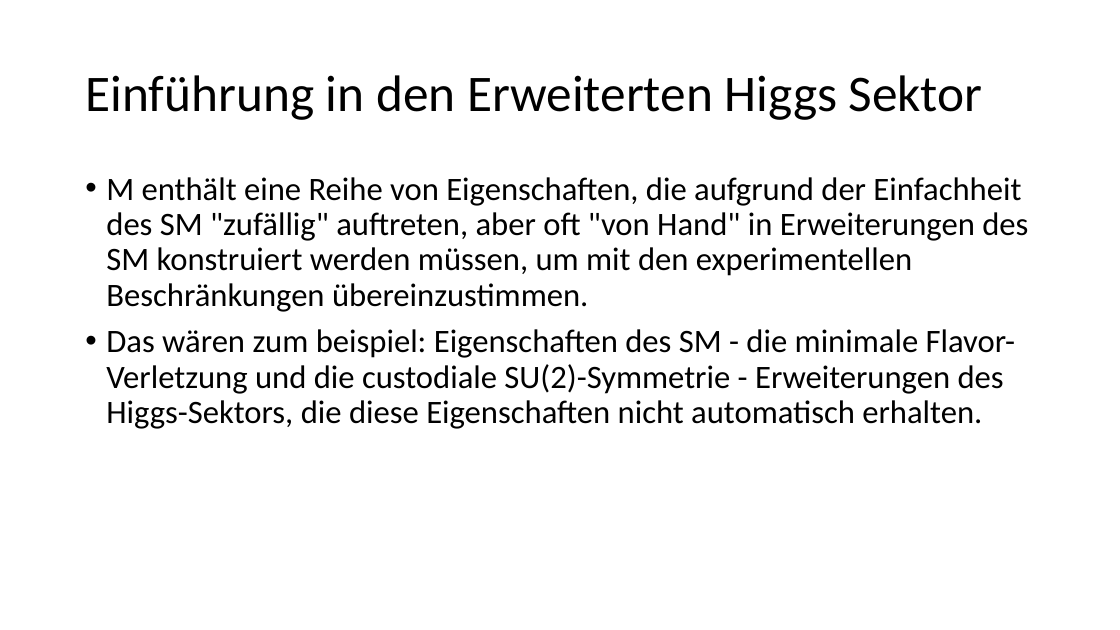
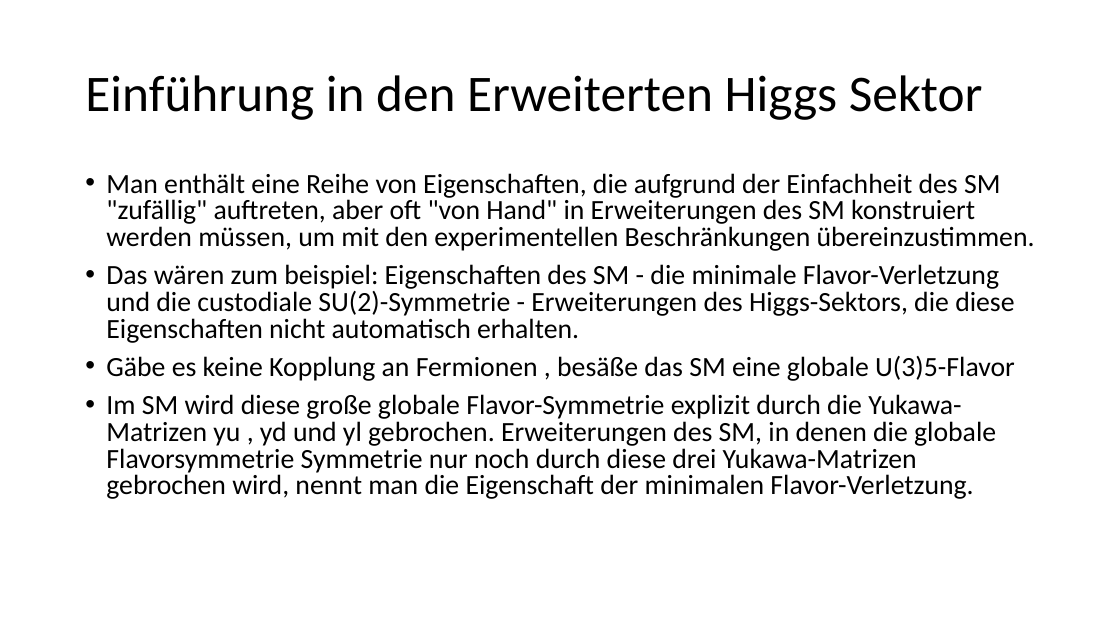
Before and after one commit to Emilia1603/Seminarvortrag, a slide deck: slide 13 of Präsentation2.pptx. Drawn at 1120x630 pixels with LibreOffice and Linux fonts; fonts in the diff are those of the drawing. Boxes give left, top, right and bottom in pixels: in the first picture for what was removed or moved away, otherwise in the second. Text is boxed around its words. In the diff, an @@ line names an element or a change of style, - is before the commit and + after.

```diff
--- a/Präsentation2.pptx
+++ b/Präsentation2.pptx
@@ text at (x1=106, y1=173, x2=1035, y2=251): text changed; size 28 to 23.8 pt @@
-• M enthält eine Reihe von Eigenschaften, die aufgrund der Einfachheit des SM "zufällig" auftreten, aber oft "von Hand" in Erweiterungen des SM konstruiert werden müssen, um mit den experimentellen Beschränkungen übereinzustimmen.
+• Man enthält eine Reihe von Eigenschaften, die aufgrund der Einfachheit des SM "zufällig" auftreten, aber oft "von Hand" in Erweiterungen des SM konstruiert werden müssen, um mit den experimentellen Beschränkungen übereinzustimmen.
@@ text at (x1=106, y1=264, x2=1014, y2=343): size 28 to 23.8 pt in "Das wären zum beispiel: Eigenschaften des SM ..."; line spacing 0.9 to 0.8 @@
@@ text at (x1=106, y1=356, x2=1015, y2=499): paragraphs added @@
+• Gäbe es keine Kopplung an Fermionen , besäße das SM eine globale U(3)5-Flavor
+• Im SM wird diese große globale Flavor-Symmetrie explizit durch die Yukawa-Matrizen yu , yd und yl gebrochen. Erweiterungen des SM, in denen die globale Flavorsymmetrie Symmetrie nur noch durch diese drei Yukawa-Matrizen gebrochen wird, nennt man die Eigenschaft der minimalen Flavor-Verletzung.
```
Also in this commit, not shown: 1 other slide changed, 2 slides added, 2 other files.
